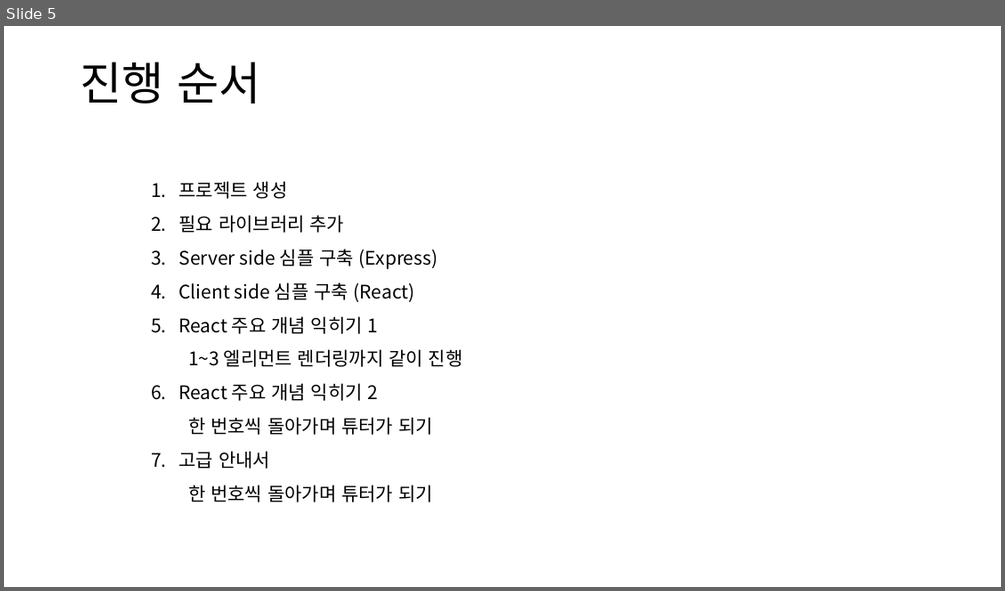
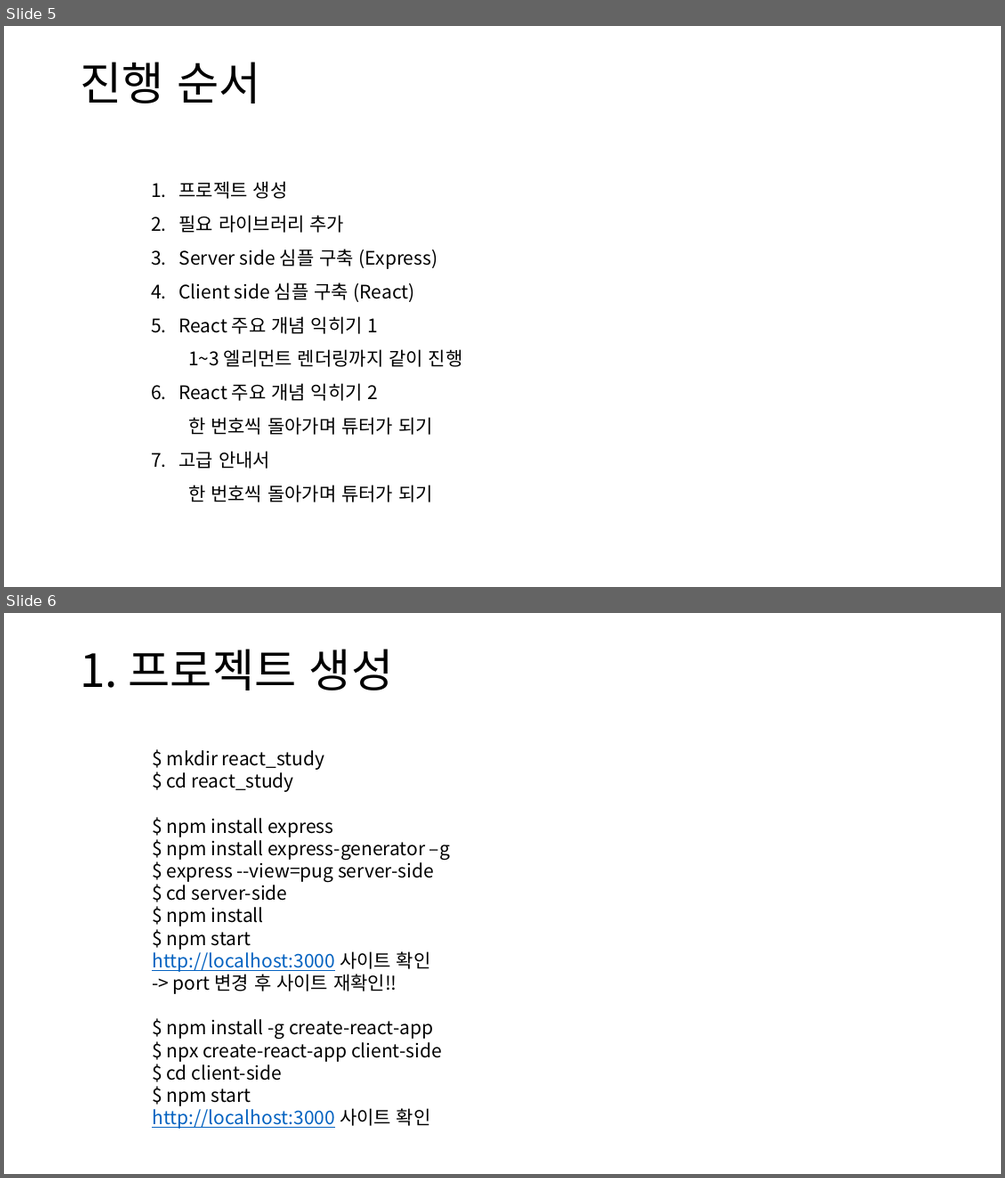
Before and after one commit to Humax-tut/jjsong2, a slide deck: React_Study.pptx. Shown one above the other, each under a label of ours: slide 5 before the commit, slides 5 and 6 after it. The pictures are 1005x591 and 1005x1178 pixels, drawn with LibreOffice and Linux fonts; fonts in the diff are those of the drawing. Boxes give left, top, right and bottom in pixels: in the first picture for what was removed or moved away, otherwise in the second. Text is boxed around its words. In the diff, an @@ line names an element or a change of style, - is before the commit and + after.

```diff
--- a/React_Study.pptx
+++ b/React_Study.pptx
@@ slide 6 added at bbox=[4, 613, 1001, 1174], background #FFFFFF @@
@@ title added at bbox=[80, 649, 393, 690], 44 pt, text #000000 @@
+1. 프로젝트 생성
@@ text added at bbox=[152, 750, 450, 1128], 18 pt, text #000000 @@
+$ mkdir react_study
+$ cd react_study
+$ npm install express
+$ npm install express-generator –g
+$ express --view=pug server-side
+$ cd server-side
+$ npm install
+$ npm start
+http://localhost:3000 사이트 확인
+-> port 변경 후 사이트 재확인!!
+$ npm install -g create-react-app
+$ npx create-react-app client-side
+$ cd client-side
+$ npm start
+http://localhost:3000 사이트 확인
```
Also in this commit, not shown: 2 slides changed, 3 other slides added.
